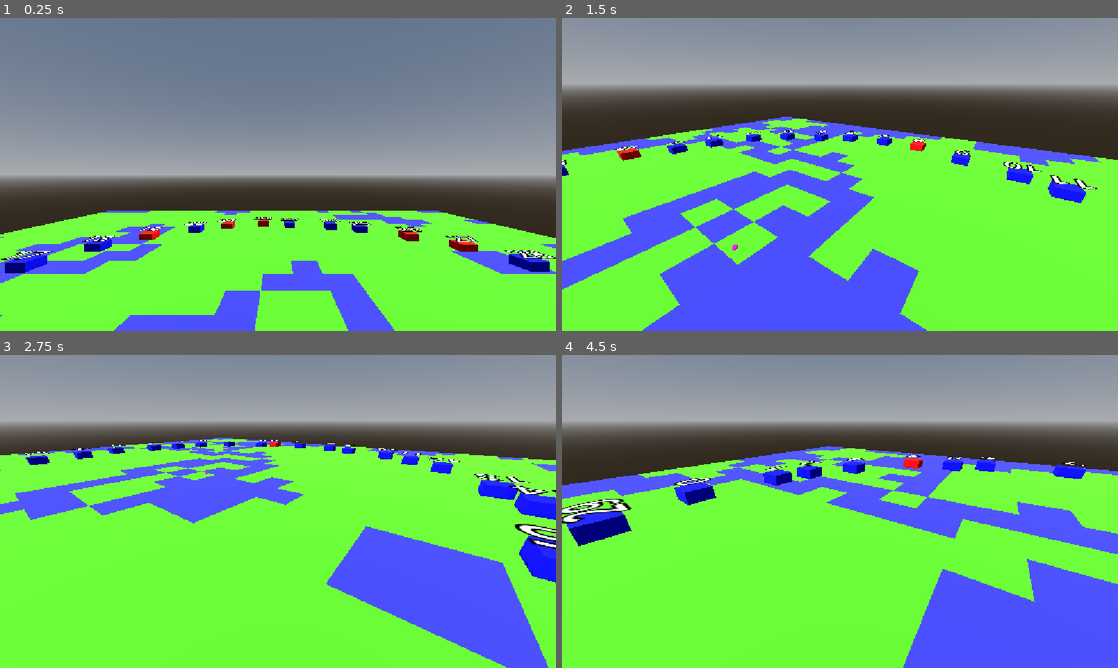
Above: before the commit, frames 1-4 (two rows, left to right).
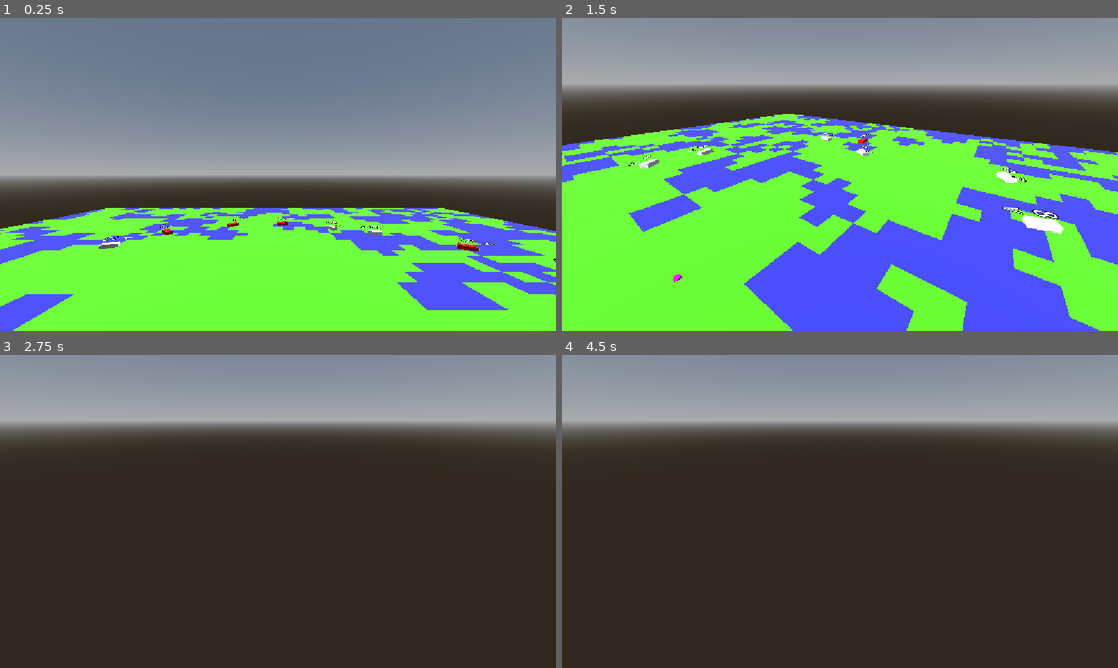
Above: after the commit, the same moments.

Repository: rubedo-red/AI-ICA
Game: Godot game, scene res://main_scene.tscn
Same seed, same stepped clock (60 frames per second), same inputs: the game is played once before the commit and once after it.
Inputs (mouse positions are in pixels of both pictures, inside the frame that each line leads up to):
- Up to frame 1 (0.25 s): no input
- Up to frame 2 (1.5 s): move the mouse to (962, 158) at 0.52 s; hold Right mouse button (camera_player_3d_look) 0.53-1.28 s; click (962, 158) at 0.67 s; move the mouse to (812, 174) at 1.27 s; tap S (camera_player_3d_move_backwards) at 1.35 s; click (812, 174) at 1.42 s
- Up to frame 3 (2.75 s): move the mouse to (333, 442) at 2.02 s; hold Q (camera_player_3d_move_downwards) from 2.03 s (still down); click (333, 442) at 2.17 s
- Up to frame 4 (4.5 s): move the mouse to (812, 574) at 2.77 s; release Q (camera_player_3d_move_downwards) at 2.78 s; tap W (camera_player_3d_move_forwards) at 2.85 s; click (812, 574) at 2.92 s; move the mouse to (1006, 558) at 3.52 s; tap A (camera_player_3d_move_leftwards) at 3.6 s; click (1006, 558) at 3.67 s; move the mouse to (673, 464) at 4.27 s; tap D (camera_player_3d_move_rightwards) at 4.35 s; click (673, 464) at 4.42 s

The runs differ from the first frame. In frame 1, 16% of the frame differs, in the area x 0-100%, y 60-100%; in frame 2, 31%; in frame 3, 70%, in the area x 0-100%, y 26-100%; in frame 4, 66%.

Commit message:
Directional Movement

Diff:
--- a/boid.gd
+++ b/boid.gd
@@ -4,8 +4,10 @@
 var pullStrength:float
 var cohesionSize:float
 var seperationSize:float
+var forward_dir:Vector3
+var mat
 
-func setup( boid_id : int = 0, boid_cohesion_strength : float = 0.25,boid_cohesion_size : float = 3.0, boid_seperation_size : float = 0.1 ) -> void:
+func setup( boid_id : int = 0, boid_cohesion_strength : float = 1,boid_cohesion_size : float = 3.0, boid_seperation_size : float = 0.3 ) -> void:
 	id=boid_id
 	pullStrength = boid_cohesion_strength
 	cohesionSize = boid_cohesion_size
@@ -20,27 +22,48 @@
 	#global_position.y += randf_range(-1,1)* delta
 	global_position.z += randf_range(-1,1.3)* delta
 
+func _direction_move(delta:float):
+	global_rotation.y += randf_range(-0.05,0.05)
+	forward_dir = transform.basis.z
+	global_translate(forward_dir*.5*delta)
+
 # keeps all boids within range of one another by using their average position and pulling them back when they leave the cohesion bubble
 func _cohesion_test(dist : float, parent_pos: Vector3, delta:float ) ->void:
+	var dir_to_parent: Vector3 = (parent_pos - position).normalized()
+	var angle_r = forward_dir.angle_to(dir_to_parent)
+	var angle_d = rad_to_deg(angle_r)
 	if dist > cohesionSize:
-		var direction = (parent_pos - global_position).normalized()
-		global_position += direction * pullStrength * delta
+		if angle_d > 60:
+			rotation_degrees.y -= angle_d*pullStrength*delta
+			mat.albedo_color = Color(1,0,0)
 
-#func _alignment_test():
+func _seperation_test(delta:float)->void:
+	var boids = get_parent_node_3d().get_children()
+	var dir_to_other: Vector3
+	for boid in boids:
+		if boid.name == name:
+			continue
+		dir_to_other = (boid.global_position - position).normalized()
+		var angle_r = forward_dir.angle_to(dir_to_other)
+		var angle_d = rad_to_deg(angle_r)
+		var dist = global_position.distance_to(boid.global_position)
+		if dist < seperationSize:
+
+			rotation_degrees.y += angle_d*pullStrength*delta
+			boid.rotation_degrees.y -= angle_d*pullStrength*delta
+			mat.albedo_color = Color(1,1,0)
 
 
-func _seperation_test(delta : float):
-	var boids =get_parent_node_3d().get_children()
-	for boid in boids:
-		if name == boid.name:
-			continue
-		var distance = global_position.distance_to(boid.global_position)
-		if distance < seperationSize:
-			var direction = (boid.global_position - global_position).normalized()
-			global_position += direction * 0.1 * delta
 
 # Called when the node enters the scene tree for the first time.
 func _ready() -> void:
+	rotation.y = randf_range(0,360)
+	var mesh_node = get_node("CollisionShape3D/MeshInstance3D") as MeshInstance3D
+	mat = mesh_node.get_active_material(0) as StandardMaterial3D
+	if mat and not mesh_node.has_meta("material_duplicated"):
+			mat = mat.duplicate()
+			mesh_node.set_surface_override_material(0, mat)
+			mesh_node.set_meta("material_duplicated", true)
 	pass # Replace with function body.
 
 
@@ -48,9 +71,10 @@
 func _process(delta: float) -> void:
 	var parent_position = get_parent_node_3d().position
 	var distance = global_position.distance_to(parent_position)
-
-	_random_move(delta)
+	mat.albedo_color = Color(1,1,1)
 	_cohesion_test(distance,parent_position,delta)
 	_seperation_test(delta)
+	_direction_move(delta)
+
 
 	pass
--- a/boid.tscn
+++ b/boid.tscn
@@ -3,10 +3,7 @@
 [ext_resource type="Script" uid="uid://et3m5gnqgxja" path="res://boid.gd" id="1_xur1n"]
 
 [sub_resource type="BoxShape3D" id="BoxShape3D_un08l"]
-
-[sub_resource type="StandardMaterial3D" id="StandardMaterial3D_ctwoc"]
-resource_local_to_scene = true
-albedo_color = Color(0, 1, 0, 1)
+size = Vector3(0.1, 0.1, 0.1)
 
 [sub_resource type="StandardMaterial3D" id="StandardMaterial3D_2wjsd"]
 resource_local_to_scene = true
@@ -14,20 +11,26 @@
 [sub_resource type="BoxMesh" id="BoxMesh_un08l"]
 resource_local_to_scene = true
 material = SubResource("StandardMaterial3D_2wjsd")
+size = Vector3(0.1, 0.1, 0.2)
 
 [node name="Boid" type="CharacterBody3D" unique_id=1807621701]
 script = ExtResource("1_xur1n")
 
 [node name="CollisionShape3D" type="CollisionShape3D" parent="." unique_id=603293540]
-transform = Transform3D(0.2, 0, 0, 0, 0.2, 0, 0, 0, 0.2, 0, 0, 0)
 shape = SubResource("BoxShape3D_un08l")
 debug_color = Color(18.328726, 0, 9.243387, 1)
 
 [node name="MeshInstance3D" type="MeshInstance3D" parent="CollisionShape3D" unique_id=1421480357]
-material_override = SubResource("StandardMaterial3D_ctwoc")
 mesh = SubResource("BoxMesh_un08l")
 
 [node name="bLabel" type="Label3D" parent="CollisionShape3D/MeshInstance3D" unique_id=395443958]
-transform = Transform3D(5, 0, 0, 0, 0.024500769, 4.99994, 0, -4.99994, 0.024500769, -0.001636371, 0.72008836, 0)
+transform = Transform3D(5, 0, 0, 0, 0.024500769, 4.99994, 0, -4.99994, 0.024500769, -0.001636371, 0.11196864, 0)
+pixel_size = 0.0006
 text = "Boid: "
 font_size = 60
+
+[node name="Arrow" type="Label3D" parent="CollisionShape3D/MeshInstance3D" unique_id=1779045847]
+transform = Transform3D(25, 0, 0, 0, 0.122503854, 24.999699, 0, -24.999699, 0.122503854, -0.008181855, 0.10268915, 0.20514423)
+pixel_size = 0.0001
+text = "V"
+font_size = 60
--- a/main_scene.tscn
+++ b/main_scene.tscn
@@ -38,4 +38,7 @@
 terminal_velocity = Vector3(10, 10, 10)
 
 [node name="Map" parent="." unique_id=829619776 instance=ExtResource("3_gyfs4")]
-cell_size = 0.3
+width = 50
+height = 50
+cell_size = 0.2
+water_weight = 6
--- a/shared/map.gd
+++ b/shared/map.gd
@@ -8,7 +8,7 @@
 @export var cell_size: float = 2.0
 
 func pos_to_tile(pos: Vector3):
-	var relative = global_position - pos
+	var relative =  pos - global_position
 	relative.x = relative.x+(width*cell_size)/2
 	relative.z = relative.z+(height*cell_size)/2
 	var x = int(floor(relative.x/cell_size))
@@ -17,6 +17,8 @@
 	return [x, y]
 
 func get_tile_index(x: int, y: int):
+	if x < 0 or x >= width or y < 0 or y >= height:
+		return -1
 	return cells[x+y*width]
 
 func create_terrain():
--- a/unit.gd
+++ b/unit.gd
@@ -15,7 +15,7 @@
 
 @export var map: Node3D
 
-func _init(_boids: int =30, _cohesion: float = 3):
+func _init(_boids: int =20, _cohesion: float = 3):
 	startingBoids=_boids
 	cohesion=_cohesion
 
@@ -87,18 +87,6 @@
 		boid.global_position -= position_offset
 		var distance = boid.global_position.distance_to(global_position)
 
-		var mesh_node = boid.get_node("CollisionShape3D/MeshInstance3D") as MeshInstance3D
 
-		var mat = mesh_node.get_active_material(0) as StandardMaterial3D
-		if mat and not mesh_node.has_meta("material_duplicated"):
-			mat = mat.duplicate()
-			mesh_node.set_surface_override_material(0, mat)
-			mesh_node.set_meta("material_duplicated", true)
-
-		if mat:
-			if distance > cohesion:
-				mat.albedo_color = Color(1, 0, 0)
-			else:
-				mat.albedo_color = Color(0, 0, 1)
 
 	pass
